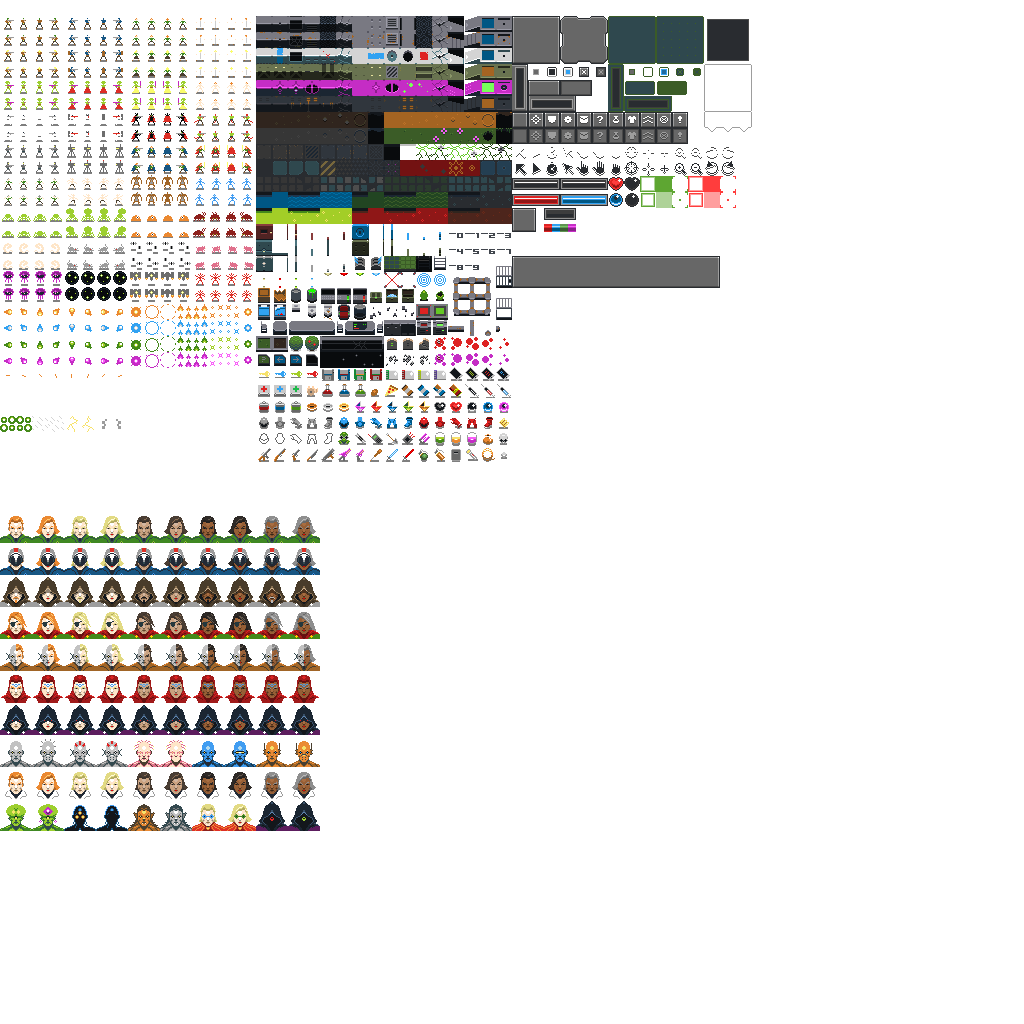
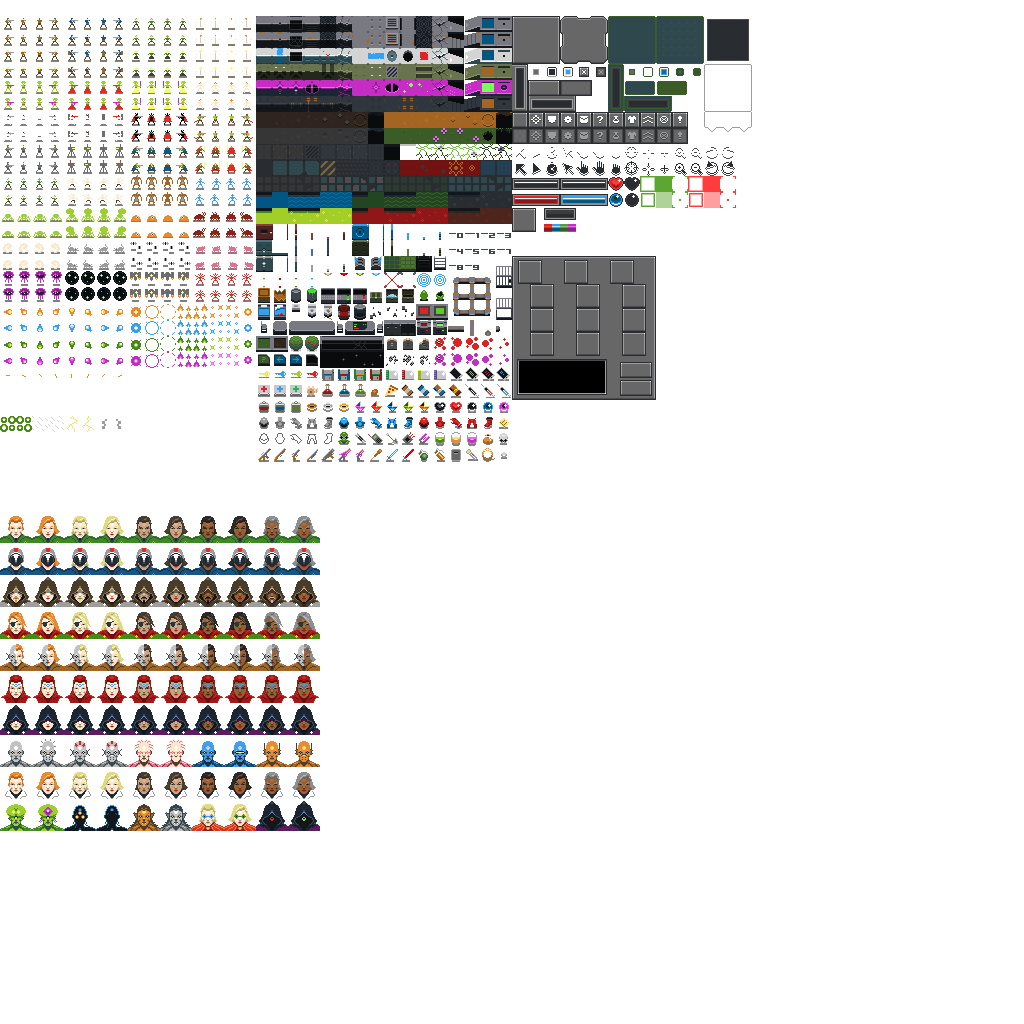
The second w=1024, h=1024 image is a revision of the first. Changes to its layers:
painted on "graphics.png" over [512, 256, 720, 400]
